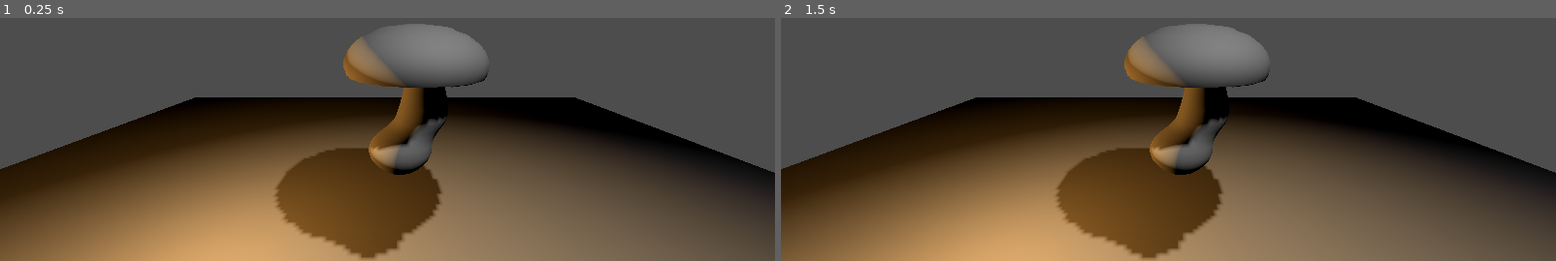
Above: before the commit, frames 1-2 (left to right).
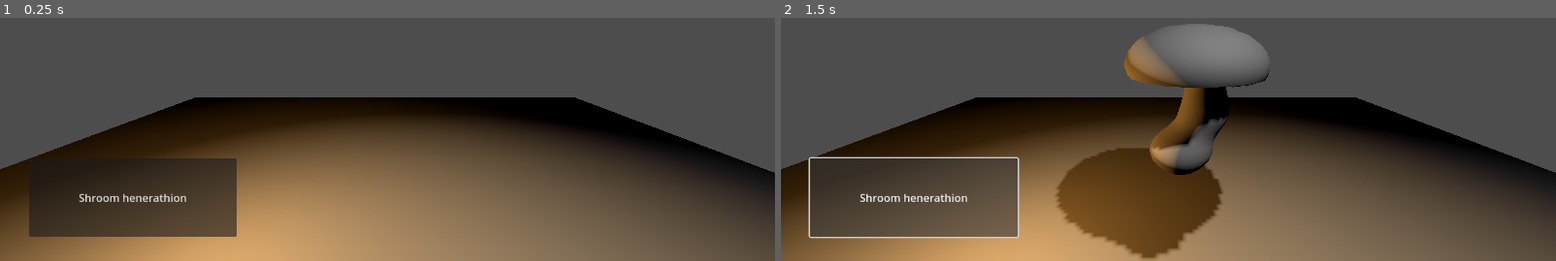
Above: after the commit, the same moments.

Repository: avvvis/shroom-game
Game: Godot game, scene res://Levels/Mock/grzyb.tscn
Two runs of this game, one before a commit and one after it. Both use one fixed random seed, a clock stepped at 60 frames per second and the inputs below.
Inputs (mouse positions are in pixels of both pictures, inside the frame that each line leads up to):
- Up to frame 1 (0.25 s): no input
- Up to frame 2 (1.5 s): click (912, 197) at 0.5 s, where only the run after the commit has a clickable "Shroom henerathion"; click (912, 197) at 1.25 s, where only the run after the commit has a clickable "Shroom henerathion"

The runs differ from the first frame. In frame 1, 19% of the frame differs, in the area x 3-63%, y 2-100%; in frame 2, 7.4%.

Commit message:
Added a great CubeMarcher optimization and a button UwU

Diff:
--- a/CubeMarcher/CubeMarcher.gd
+++ b/CubeMarcher/CubeMarcher.gd
@@ -15,6 +15,9 @@
 
 extends Node
 
+func _init():
+	set_precision(Vector3(0.4, 0.4, 0.4))
+
 ## Setting the signed distance function for rendering
 func set_SDF(f_sdf :SDF):
 	_sdf = f_sdf
@@ -25,6 +28,7 @@
 ## Setting the size of the marching cube
 func set_precision(f_precision: Vector3):
 	_precision = f_precision
+	_precision_length = f_precision.length()
 
 ## Returns a mesh of the SDF for further instantiation
 ## For this function to work you need to set the SDF
@@ -35,9 +39,18 @@
 	var max_iterations = _iterations()
 	for x in range(0, max_iterations.x + 1):
 		for y in range(0, max_iterations.y + 1):
-			for z in range(0, max_iterations.z + 1):
+			var z = 0
+			#for z in range(0, max_iterations.z + 1):
+			while (z < max_iterations.z + 1):
 				var absolute_cube_position = _vertex_to_absolute(Vector3i(x, y, z))
 				var values_at_corners = _get_values_at_corners(absolute_cube_position)
+
+				# Ignoring following empty cubes
+				# The [1] corner is the furthest one in the z-axis
+				var free_radius = abs(values_at_corners[1])
+				if (free_radius > _precision_length):
+					z += floor(free_radius / _precision_length)
+
 				var cube_type = _get_cube_case(values_at_corners)
 
 				for edge_type in cube_type:
@@ -52,10 +65,12 @@
 					surface_tool.set_normal(_sdf.get_normal_at(absolute_vertex_position))
 					surface_tool.add_vertex(absolute_vertex_position)
 
+				z += 1
 	return surface_tool.commit()
 
 var _treshold
-var _precision :Vector3 = Vector3(0.4, 0.4, 0.4)
+var _precision :Vector3
+var _precision_length :float
 var _sdf :SDF
 var _negative_bound :Vector3
 var _positive_bound :Vector3
--- a/Levels/Mock/grzyb.gd
+++ b/Levels/Mock/grzyb.gd
@@ -1,18 +1,24 @@
 extends Node3D
 
+var marcher
+
+func _on_button_button_down() -> void:
+	var m = MeshInstance3D.new()
+	var time_beginning = Time.get_unix_time_from_system()
+	m.mesh = marcher.get_mesh()
+	var time_end = Time.get_unix_time_from_system()
+	printerr("Grib henerathion time: ", (time_end - time_beginning) * 1000.0, "ms")
+	add_child(m)
 
 # Called when the node enters the scene tree for the first time.
 func _ready() -> void:
-	var marcher = CubeMarcher.new()
+	marcher = CubeMarcher.new()
 	marcher.set_precision(Vector3(0.04,0.04,0.04))
 	marcher.set_SDF(specific_shroom.new(Vector3(0.19,0.4,0), 0.2, Vector2(1.77,1.63), Vector2(0.02,-0.3),Vector3(0.11,0,0), Vector3(0.24,0.22,0.0) ,Vector3(0.16,0.09,0.14),Vector4(0.1, 0.1, 0.1, 0.1), Vector3(0.05,0,0)))
 	#marcher.set_SDF(Ball.new())
 	##										    cap_pos	    cap_height  cap ratios		cap_propeties			leg pos			    leg mid				leg elip					leg_r 				leg_cap_offset
 	#marcher.set_SDF(specific_shroom.new(Vector3(0.0,0.8,0.0), 0.5, Vector2(0.9,0.8), Vector2(0.03,-0.2),Vector3(0,0,0), Vector3(0.0,0.3,0.0) ,Vector3(0.3,0.3,0.3),Vector4(0.2, 0.2, 0.2, 0.2), Vector3(0,0,0)))
 	#marcher.set_SDF(Ball.new())
-	var m = MeshInstance3D.new()
-	m.mesh = marcher.get_mesh()
-	add_child(m)
 	pass # Replace with function body.
 
 
--- a/Levels/Mock/grzyb.tscn
+++ b/Levels/Mock/grzyb.tscn
@@ -20,3 +20,12 @@
 transform = Transform3D(1, 0, 0, 0, 1, 0, 0, 0, 1, -1.00239, 0.0581721, 0)
 light_color = Color(0.964706, 0.654902, 0.282353, 1)
 shadow_enabled = true
+
+[node name="Button" type="Button" parent="."]
+offset_left = 43.0
+offset_top = 495.0
+offset_right = 352.0
+offset_bottom = 612.0
+text = "Shroom henerathion"
+
+[connection signal="button_down" from="Button" to="." method="_on_button_button_down"]
